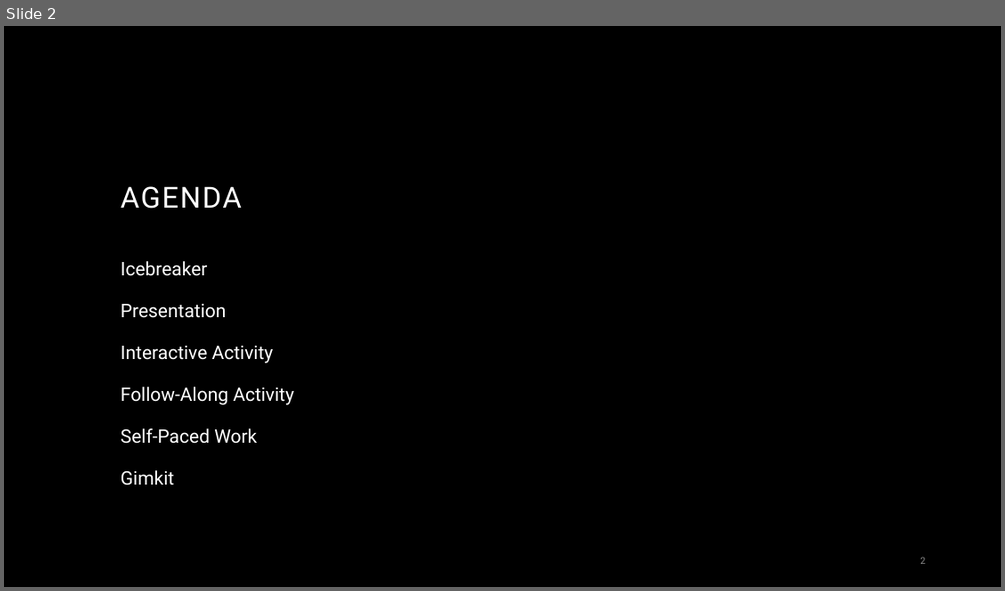
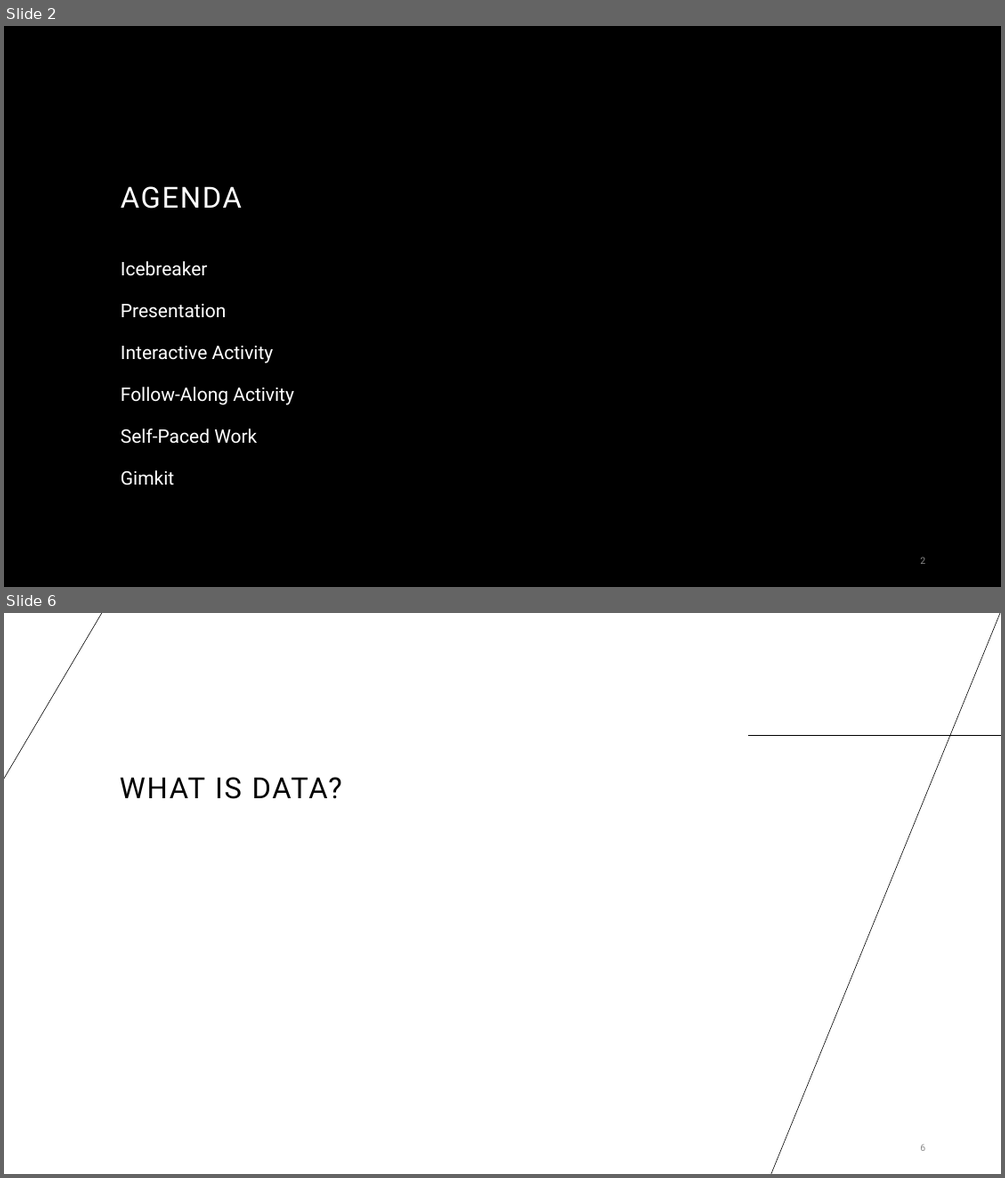
Before and after one commit to hytechcamps/databases, a slide deck: Databases.pptx. Shown one above the other, each under a label of ours: slide 2 before the commit, slides 2 and 6 after it; the slides between them are not shown. The pictures are 1005x591 and 1005x1178 pixels, drawn with LibreOffice and Linux fonts; fonts in the diff are those of the drawing; background and template pictures are left out. Boxes give left, top, right and bottom in pixels: in the first picture for what was removed or moved away, otherwise in the second. Text is boxed around its words. In the diff, an @@ line names an element or a change of style, - is before the commit and + after.

```diff
--- a/Databases.pptx
+++ b/Databases.pptx
@@ slide 6 added at box(4, 613, 1001, 1174), background #FFFFFF @@
@@ line added from (4, 779) to (103, 613), #000000 0.5 pt @@
@@ line added from (1001, 613) to (771, 1174), #000000 0.5 pt @@
@@ line added from (748, 736) to (1001, 736), #000000 0.5 pt @@
@@ title added at box(120, 777, 342, 799), 28 pt, text #000000 @@
+WHAT IS DATA?
@@ page number added at box(920, 1143, 925, 1151), 9 pt, text #8C8C8C @@
+6
```
Also in this commit, not shown: 2 slides changed, 9 other slides added, 9 slides removed, 33 other files.
